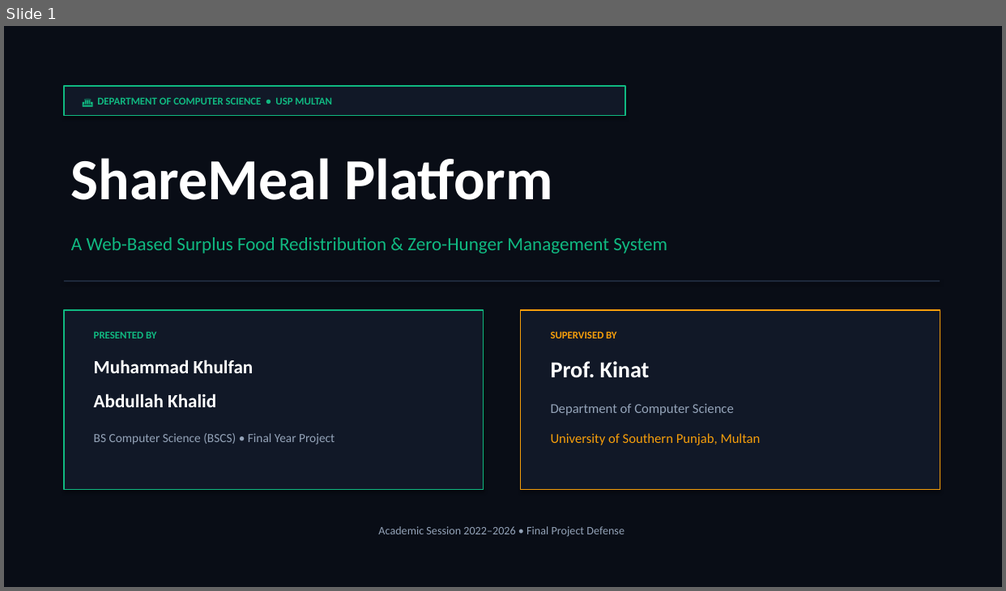
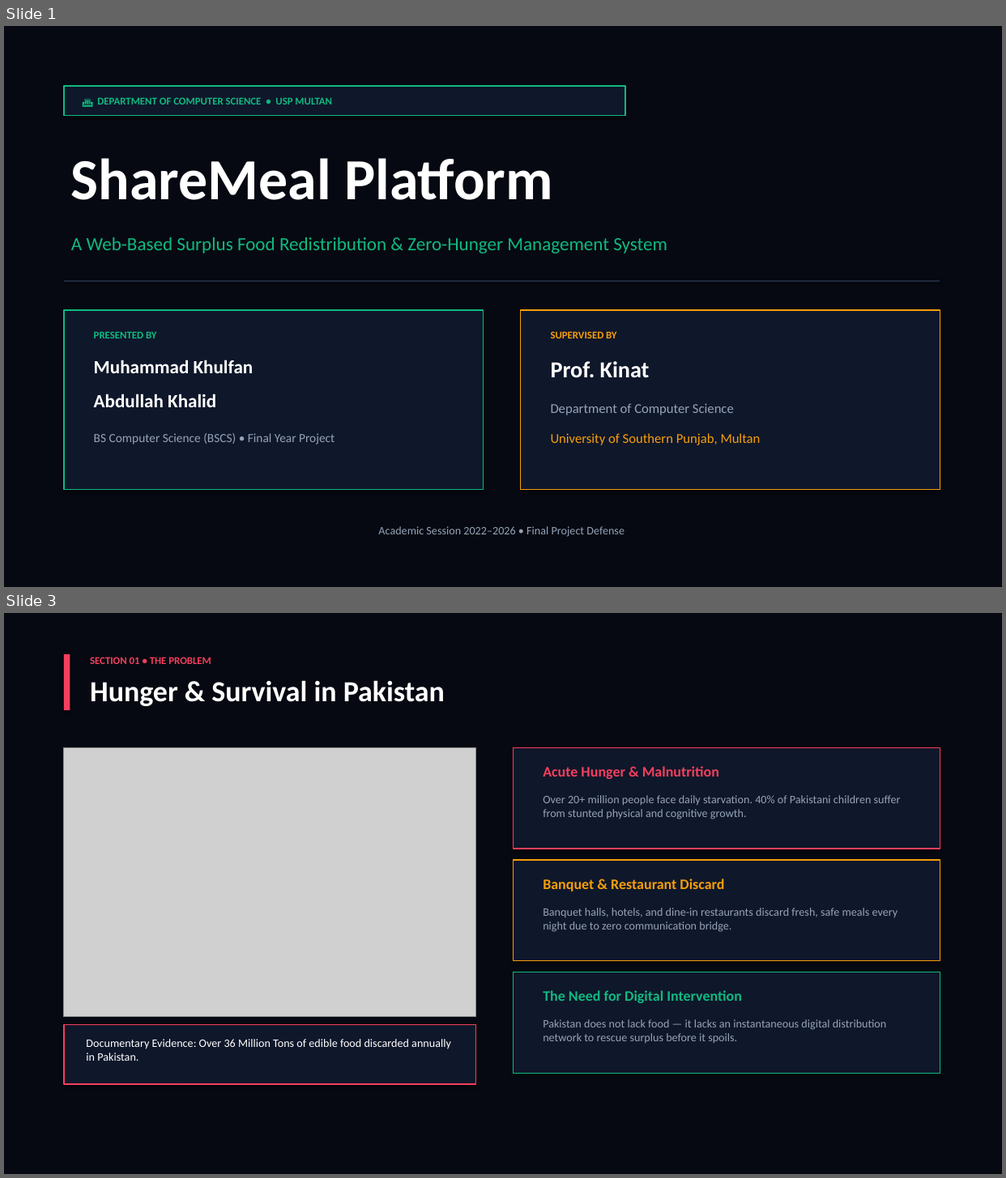
Before and after one commit to Khulfan42/ShareMeal-Platform, a slide deck: wwwroot/ShareMeal_Presentation.pptx. Shown one above the other, each under a label of ours: slide 1 before the commit, slides 1 and 3 after it; the slides between them are not shown. The pictures are 1006x591 and 1006x1178 pixels, drawn with LibreOffice and Linux fonts; fonts in the diff are those of the drawing; grey boxes stand for pictures. Boxes give left, top, right and bottom in pixels: in the first picture for what was removed or moved away, otherwise in the second. Text is boxed around its words. In the diff, an @@ line names an element or a change of style, - is before the commit and + after.

Commit message:
fix: resolve JS bug causing all buttons to break on live site + regenerate pptx with images + update presentation slides

```diff
--- a/wwwroot/ShareMeal_Presentation.pptx
+++ b/wwwroot/ShareMeal_Presentation.pptx
@@ slide 3 added at bbox=[4, 613, 1002, 1174], background #FFFFFF @@
@@ rectangle added at bbox=[4, 613, 1002, 1174], fill #060911 @@
@@ rectangle added at bbox=[64, 654, 70, 710], fill #F43F5E @@
@@ text added at bbox=[90, 657, 211, 664], 10 pt, text #F43F5E, bold @@
+SECTION 01 • THE PROBLEM
@@ text added at bbox=[90, 680, 445, 706], 28 pt, text #FFFFFF, bold @@
+Hunger & Survival in Pakistan
@@ picture added at bbox=[64, 747, 475, 1017] @@
@@ rectangle added at bbox=[513, 747, 940, 849], fill #0F172A, outline #F43F5E 1 pt @@
@@ text added at bbox=[543, 766, 719, 779], 14 pt, text #F43F5E, bold @@
+Acute Hunger & Malnutrition
@@ text added at bbox=[543, 795, 901, 820], 11 pt, text #94A3B8 @@
+Over 20+ million people face daily starvation. 40% of Pakistani children suffer from stunted physical and cognitive growth.
@@ rectangle added at bbox=[513, 860, 940, 961], fill #0F172A, outline #F59E0B 1 pt @@
@@ text added at bbox=[543, 879, 724, 892], 14 pt, text #F59E0B, bold @@
+Banquet & Restaurant Discard
@@ text added at bbox=[543, 908, 898, 932], 11 pt, text #94A3B8 @@
+Banquet halls, hotels, and dine-in restaurants discard fresh, safe meals every night due to zero communication bridge.
@@ rectangle added at bbox=[513, 973, 940, 1073], fill #0F172A, outline #10B981 1 pt @@
@@ text added at bbox=[543, 990, 742, 1003], 14 pt, text #10B981, bold @@
+The Need for Digital Intervention
@@ rectangle added at bbox=[64, 1024, 475, 1084], fill #0F172A, outline #F43F5E 1 pt @@
@@ text added at bbox=[543, 1020, 887, 1043], 11 pt, text #94A3B8 @@
+Pakistan does not lack food — it lacks an instantaneous digital distribution network to rescue surplus before it spoils.
@@ text added at bbox=[86, 1039, 451, 1061], 11 pt, text #FFFFFF @@
+Documentary Evidence: Over 36 Million Tons of edible food discarded annually in Pakistan.
```
Also in this commit, not shown: 7 other slides changed, 4 other slides added, 3 slides removed, 3 other files.
